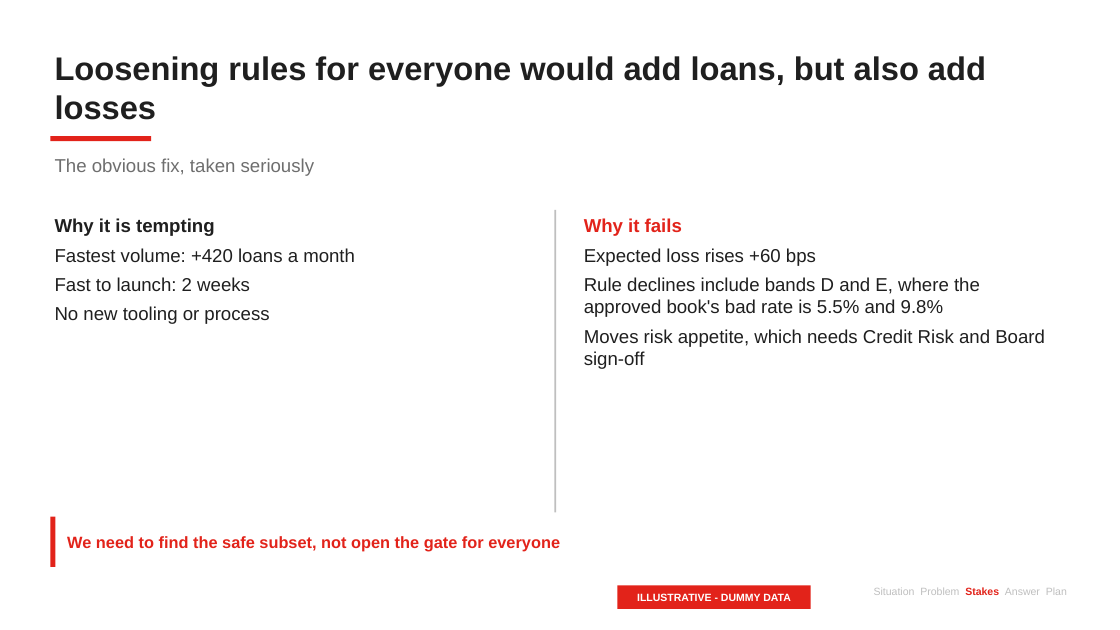
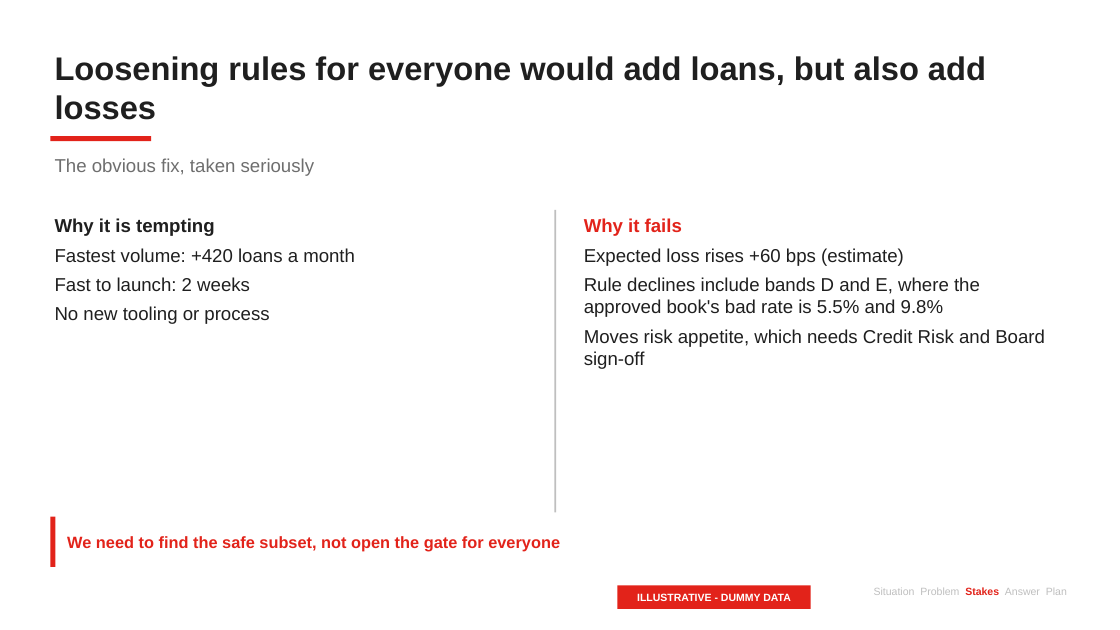
Before and after one commit to Mamel-lop/pstack-loki, a slide deck: slide 9 of decks/ocbc-unsecured-pl/deck.pptx. Drawn at 1120x630 pixels with LibreOffice and Linux fonts; fonts in the diff are those of the drawing. Boxes give left, top, right and bottom in pixels: in the first picture for what was removed or moved away, otherwise in the second. Text is boxed around its words. In the diff, an @@ line names an element or a change of style, - is before the commit and + after.

```diff
--- a/decks/ocbc-unsecured-pl/deck.pptx
+++ b/decks/ocbc-unsecured-pl/deck.pptx
@@ text at bbox=[584, 248, 904, 266]: text changed @@
-Expected loss rises +60 bps
+Expected loss rises +60 bps (estimate)
```
Also in this commit, not shown: 4 other slides changed, 11 other files.
